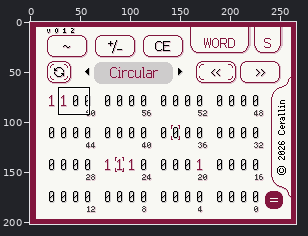
Edited in one commit: pixel-art file (design/HexCalculatorDS-sub-binary.ase). The picture above shows the old version from afar; the outline marks the close-up.
Close-up. First the earlier version:
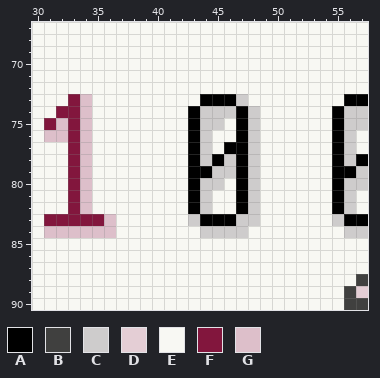
266x202 pixels, 1 frame. Shown: x 30..57, y 67..90.
Palette (. is transparent): A #000000  B #40403f  C #cecccc  D #e4ced5  E #f8f8f3  F #82163d  G #ddbfca
Pixels before, first column x 30:
67 EEEEEEEEEEEEEEEEEEEEEEEEEEEE
68 EEEEEEEEEEEEEEEEEEEEEEEEEEEE
69 EEEEEEEEEEEEEEEEEEEEEEEEEEEE
70 EEEEEEEEEEEEEEEEEEEEEEEEEEEE
71 EEEEEEEEEEEEEEEEEEEEEEEEEEEE
72 EEEEEEEEEEEEEEEEEEEEEEEEEEEE
73 EEEFGEEEEEEEEEAAACEEEEEEEEAA
74 EEFFGEEEEEEEEACCCACEEEEEEACC
75 EFGFGEEEEEEEEACCEACEEEEEEACC
76 EGGFGEEEEEEEEACEEACEEEEEEACE
77 EEEFGEEEEEEEEACEAACEEEEEEACE
78 EEEFGEEEEEEEEACACACEEEEEEACA
79 EEEFGEEEEEEEEAACCACEEEEEEAAC
80 EEEFGEEEEEEEEACCEACEEEEEEACC
81 EEEFGEEEEEEEEACEEACEEEEEEACE
82 EEEFGEEEEEEEEACEEACEEEEEEACE
83 EFFFFFGEEEEEECAAACCEEEEEECAA
84 EGGGGGGEEEEEEECCCCEEEEEEEECC
85 EEEEEEEEEEEEEEEEEEEEEEEEEEEE
86 EEEEEEEEEEEEEEEEEEEEEEEEEEEE
87 EEEEEEEEEEEEEEEEEEEEEEEEEEEE
88 EEEEEEEEEEEEEEEEEEEEEEEEEEEB
89 EEEEEEEEEEEEEEEEEEEEEEEEEEBD
90 EEEEEEEEEEEEEEEEEEEEEEEEEEBB
The same view after the edit:
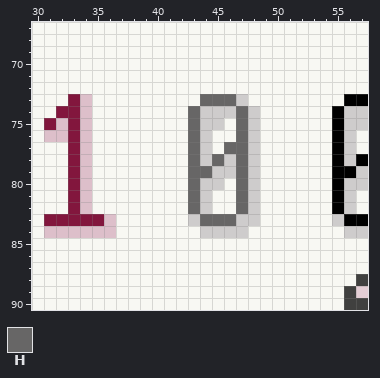
Colours new in this view: H #676666
What changed:
{"where": "layer \"数字视图/数字视图\""}
{"y":73,"x":44,"old":"AAA","new":"HHH"}
{"y":74,"x":43,"old":"A","new":"H"}
{"y":74,"x":47,"old":"A","new":"H"}
{"y":75,"x":43,"old":"A","new":"H"}
{"y":75,"x":47,"old":"A","new":"H"}
{"y":76,"x":43,"old":"A","new":"H"}
{"y":76,"x":47,"old":"A","new":"H"}
{"y":77,"x":43,"old":"A","new":"H"}
{"y":77,"x":46,"old":"AA","new":"HH"}
{"y":78,"x":43,"old":"A","new":"H"}
{"y":78,"x":45,"old":"A","new":"H"}
{"y":78,"x":47,"old":"A","new":"H"}
{"y":79,"x":43,"old":"AA","new":"HH"}
{"y":79,"x":47,"old":"A","new":"H"}
{"y":80,"x":43,"old":"A","new":"H"}
{"y":80,"x":47,"old":"A","new":"H"}
{"y":81,"x":43,"old":"A","new":"H"}
{"y":81,"x":47,"old":"A","new":"H"}
{"y":82,"x":43,"old":"A","new":"H"}
{"y":82,"x":47,"old":"A","new":"H"}
{"y":83,"x":44,"old":"AAA","new":"HHH"}
